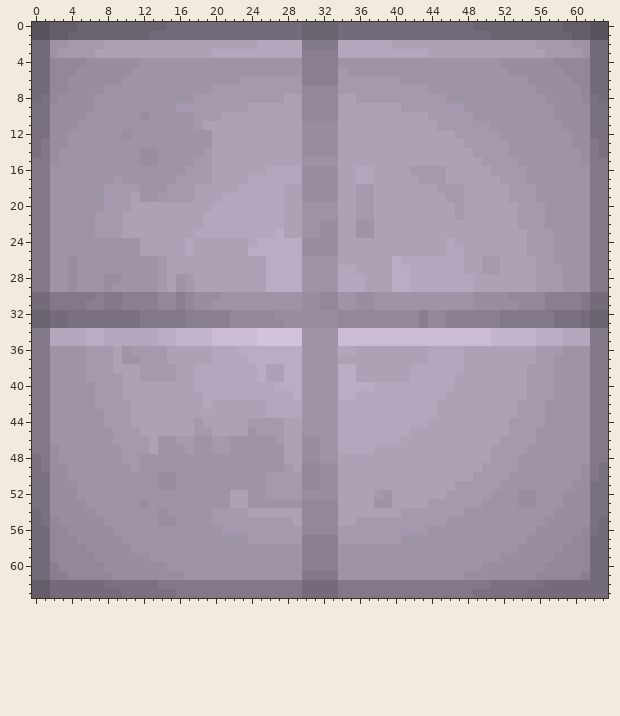
Pixel-art sprite: client/img/floorTile1.png. The picture above was drawn from the file before the commit.
The file is 64x64 pixels. Colours within 5 levels of each other are drawn and written as one.
The result:
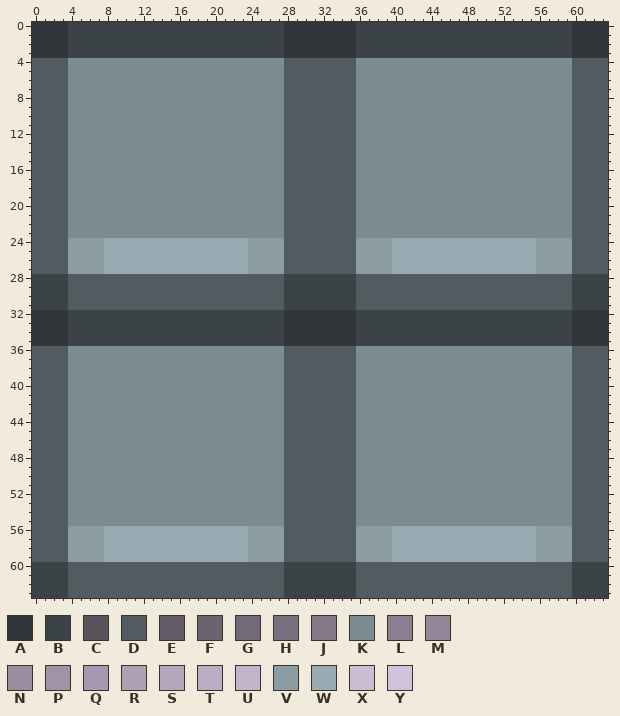
Palette (. is transparent): A #2f3538  B #3b4346  C #59535e  D #525c60  E #645d69  F #6a6370  G #736b79  H #7a7180  J #827888  K #7b8b91  L #897f90  M #93889a  N #998da0  P #9f93a6  Q #a699ad  R #aea1b6  S #b4a6bc  T #baacc2  U #c2b4cb  V #8b9ca3  W #99acb3  X #cbbcd4  Y #d2c2db
Difference:
Changed rows in their new state; - is an unchanged pixel.
first column x 0:
 0 AAAABBBBBBBBBBBBBBBBBBBBBBBBAAAAAAAABBBBBBBBBBBBBBBBBBBBBBBBAAAA
 1 AAAABBBBBBBBBBBBBBBBBBBBBBBBAAAAAAAABBBBBBBBBBBBBBBBBBBBBBBBAAAA
 2 AAAABBBBBBBBBBBBBBBBBBBBBBBBAAAAAAAABBBBBBBBBBBBBBBBBBBBBBBBAAAA
 3 AAAABBBBBBBBBBBBBBBBBBBBBBBBAAAAAAAABBBBBBBBBBBBBBBBBBBBBBBBAAAA
 4 DDDDKKKKKKKKKKKKKKKKKKKKKKKKDDDDDDDDKKKKKKKKKKKKKKKKKKKKKKKKDDDD
 5 DDDDKKKKKKKKKKKKKKKKKKKKKKKKDDDDDDDDKKKKKKKKKKKKKKKKKKKKKKKKDDDD
 6 DDDDKKKKKKKKKKKKKKKKKKKKKKKKDDDDDDDDKKKKKKKKKKKKKKKKKKKKKKKKDDDD
 7 DDDDKKKKKKKKKKKKKKKKKKKKKKKKDDDDDDDDKKKKKKKKKKKKKKKKKKKKKKKKDDDD
 8 DDDDKKKKKKKKKKKKKKKKKKKKKKKKDDDDDDDDKKKKKKKKKKKKKKKKKKKKKKKKDDDD
 9 DDDDKKKKKKKKKKKKKKKKKKKKKKKKDDDDDDDDKKKKKKKKKKKKKKKKKKKKKKKKDDDD
10 DDDDKKKKKKKKKKKKKKKKKKKKKKKKDDDDDDDDKKKKKKKKKKKKKKKKKKKKKKKKDDDD
11 DDDDKKKKKKKKKKKKKKKKKKKKKKKKDDDDDDDDKKKKKKKKKKKKKKKKKKKKKKKKDDDD
12 DDDDKKKKKKKKKKKKKKKKKKKKKKKKDDDDDDDDKKKKKKKKKKKKKKKKKKKKKKKKDDDD
13 DDDDKKKKKKKKKKKKKKKKKKKKKKKKDDDDDDDDKKKKKKKKKKKKKKKKKKKKKKKKDDDD
14 DDDDKKKKKKKKKKKKKKKKKKKKKKKKDDDDDDDDKKKKKKKKKKKKKKKKKKKKKKKKDDDD
15 DDDDKKKKKKKKKKKKKKKKKKKKKKKKDDDDDDDDKKKKKKKKKKKKKKKKKKKKKKKKDDDD
16 DDDDKKKKKKKKKKKKKKKKKKKKKKKKDDDDDDDDKKKKKKKKKKKKKKKKKKKKKKKKDDDD
17 DDDDKKKKKKKKKKKKKKKKKKKKKKKKDDDDDDDDKKKKKKKKKKKKKKKKKKKKKKKKDDDD
18 DDDDKKKKKKKKKKKKKKKKKKKKKKKKDDDDDDDDKKKKKKKKKKKKKKKKKKKKKKKKDDDD
19 DDDDKKKKKKKKKKKKKKKKKKKKKKKKDDDDDDDDKKKKKKKKKKKKKKKKKKKKKKKKDDDD
20 DDDDKKKKKKKKKKKKKKKKKKKKKKKKDDDDDDDDKKKKKKKKKKKKKKKKKKKKKKKKDDDD
21 DDDDKKKKKKKKKKKKKKKKKKKKKKKKDDDDDDDDKKKKKKKKKKKKKKKKKKKKKKKKDDDD
22 DDDDKKKKKKKKKKKKKKKKKKKKKKKKDDDDDDDDKKKKKKKKKKKKKKKKKKKKKKKKDDDD
23 DDDDKKKKKKKKKKKKKKKKKKKKKKKKDDDDDDDDKKKKKKKKKKKKKKKKKKKKKKKKDDDD
24 DDDDVVVVWWWWWWWWWWWWWWWWVVVVDDDDDDDDVVVVWWWWWWWWWWWWWWWWVVVVDDDD
25 DDDDVVVVWWWWWWWWWWWWWWWWVVVVDDDDDDDDVVVVWWWWWWWWWWWWWWWWVVVVDDDD
26 DDDDVVVVWWWWWWWWWWWWWWWWVVVVDDDDDDDDVVVVWWWWWWWWWWWWWWWWVVVVDDDD
27 DDDDVVVVWWWWWWWWWWWWWWWWVVVVDDDDDDDDVVVVWWWWWWWWWWWWWWWWVVVVDDDD
28 BBBBDDDDDDDDDDDDDDDDDDDDDDDDBBBBBBBBDDDDDDDDDDDDDDDDDDDDDDDDBBBB
29 BBBBDDDDDDDDDDDDDDDDDDDDDDDDBBBBBBBBDDDDDDDDDDDDDDDDDDDDDDDDBBBB
30 BBBBDDDDDDDDDDDDDDDDDDDDDDDDBBBBBBBBDDDDDDDDDDDDDDDDDDDDDDDDBBBB
31 BBBBDDDDDDDDDDDDDDDDDDDDDDDDBBBBBBBBDDDDDDDDDDDDDDDDDDDDDDDDBBBB
32 AAAABBBBBBBBBBBBBBBBBBBBBBBBAAAAAAAABBBBBBBBBBBBBBBBBBBBBBBBAAAA
33 AAAABBBBBBBBBBBBBBBBBBBBBBBBAAAAAAAABBBBBBBBBBBBBBBBBBBBBBBBAAAA
34 AAAABBBBBBBBBBBBBBBBBBBBBBBBAAAAAAAABBBBBBBBBBBBBBBBBBBBBBBBAAAA
35 AAAABBBBBBBBBBBBBBBBBBBBBBBBAAAAAAAABBBBBBBBBBBBBBBBBBBBBBBBAAAA
36 DDDDKKKKKKKKKKKKKKKKKKKKKKKKDDDDDDDDKKKKKKKKKKKKKKKKKKKKKKKKDDDD
37 DDDDKKKKKKKKKKKKKKKKKKKKKKKKDDDDDDDDKKKKKKKKKKKKKKKKKKKKKKKKDDDD
38 DDDDKKKKKKKKKKKKKKKKKKKKKKKKDDDDDDDDKKKKKKKKKKKKKKKKKKKKKKKKDDDD
39 DDDDKKKKKKKKKKKKKKKKKKKKKKKKDDDDDDDDKKKKKKKKKKKKKKKKKKKKKKKKDDDD
40 DDDDKKKKKKKKKKKKKKKKKKKKKKKKDDDDDDDDKKKKKKKKKKKKKKKKKKKKKKKKDDDD
41 DDDDKKKKKKKKKKKKKKKKKKKKKKKKDDDDDDDDKKKKKKKKKKKKKKKKKKKKKKKKDDDD
42 DDDDKKKKKKKKKKKKKKKKKKKKKKKKDDDDDDDDKKKKKKKKKKKKKKKKKKKKKKKKDDDD
43 DDDDKKKKKKKKKKKKKKKKKKKKKKKKDDDDDDDDKKKKKKKKKKKKKKKKKKKKKKKKDDDD
44 DDDDKKKKKKKKKKKKKKKKKKKKKKKKDDDDDDDDKKKKKKKKKKKKKKKKKKKKKKKKDDDD
45 DDDDKKKKKKKKKKKKKKKKKKKKKKKKDDDDDDDDKKKKKKKKKKKKKKKKKKKKKKKKDDDD
46 DDDDKKKKKKKKKKKKKKKKKKKKKKKKDDDDDDDDKKKKKKKKKKKKKKKKKKKKKKKKDDDD
47 DDDDKKKKKKKKKKKKKKKKKKKKKKKKDDDDDDDDKKKKKKKKKKKKKKKKKKKKKKKKDDDD
48 DDDDKKKKKKKKKKKKKKKKKKKKKKKKDDDDDDDDKKKKKKKKKKKKKKKKKKKKKKKKDDDD
49 DDDDKKKKKKKKKKKKKKKKKKKKKKKKDDDDDDDDKKKKKKKKKKKKKKKKKKKKKKKKDDDD
50 DDDDKKKKKKKKKKKKKKKKKKKKKKKKDDDDDDDDKKKKKKKKKKKKKKKKKKKKKKKKDDDD
51 DDDDKKKKKKKKKKKKKKKKKKKKKKKKDDDDDDDDKKKKKKKKKKKKKKKKKKKKKKKKDDDD
52 DDDDKKKKKKKKKKKKKKKKKKKKKKKKDDDDDDDDKKKKKKKKKKKKKKKKKKKKKKKKDDDD
53 DDDDKKKKKKKKKKKKKKKKKKKKKKKKDDDDDDDDKKKKKKKKKKKKKKKKKKKKKKKKDDDD
54 DDDDKKKKKKKKKKKKKKKKKKKKKKKKDDDDDDDDKKKKKKKKKKKKKKKKKKKKKKKKDDDD
55 DDDDKKKKKKKKKKKKKKKKKKKKKKKKDDDDDDDDKKKKKKKKKKKKKKKKKKKKKKKKDDDD
56 DDDDVVVVWWWWWWWWWWWWWWWWVVVVDDDDDDDDVVVVWWWWWWWWWWWWWWWWVVVVDDDD
57 DDDDVVVVWWWWWWWWWWWWWWWWVVVVDDDDDDDDVVVVWWWWWWWWWWWWWWWWVVVVDDDD
58 DDDDVVVVWWWWWWWWWWWWWWWWVVVVDDDDDDDDVVVVWWWWWWWWWWWWWWWWVVVVDDDD
59 DDDDVVVVWWWWWWWWWWWWWWWWVVVVDDDDDDDDVVVVWWWWWWWWWWWWWWWWVVVVDDDD
60 BBBBDDDDDDDDDDDDDDDDDDDDDDDDBBBBBBBBDDDDDDDDDDDDDDDDDDDDDDDDBBBB
61 BBBBDDDDDDDDDDDDDDDDDDDDDDDDBBBBBBBBDDDDDDDDDDDDDDDDDDDDDDDDBBBB
62 BBBBDDDDDDDDDDDDDDDDDDDDDDDDBBBBBBBBDDDDDDDDDDDDDDDDDDDDDDDDBBBB
63 BBBBDDDDDDDDDDDDDDDDDDDDDDDDBBBBBBBBDDDDDDDDDDDDDDDDDDDDDDDDBBBB
Pixel boxes of the changes (left, top, right, bottom) in both pictures:
changed: (32, 22, 608, 598)
